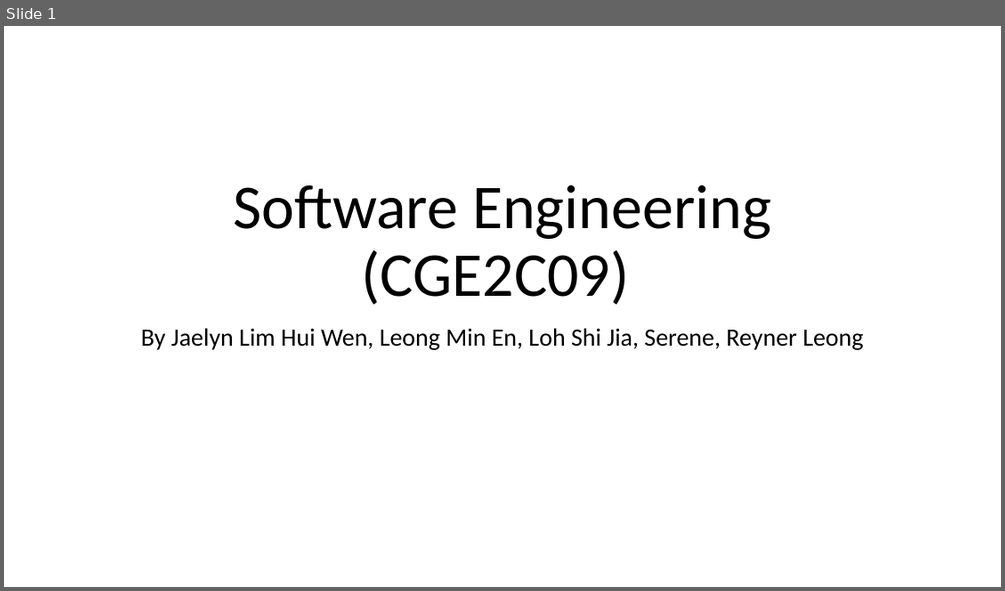
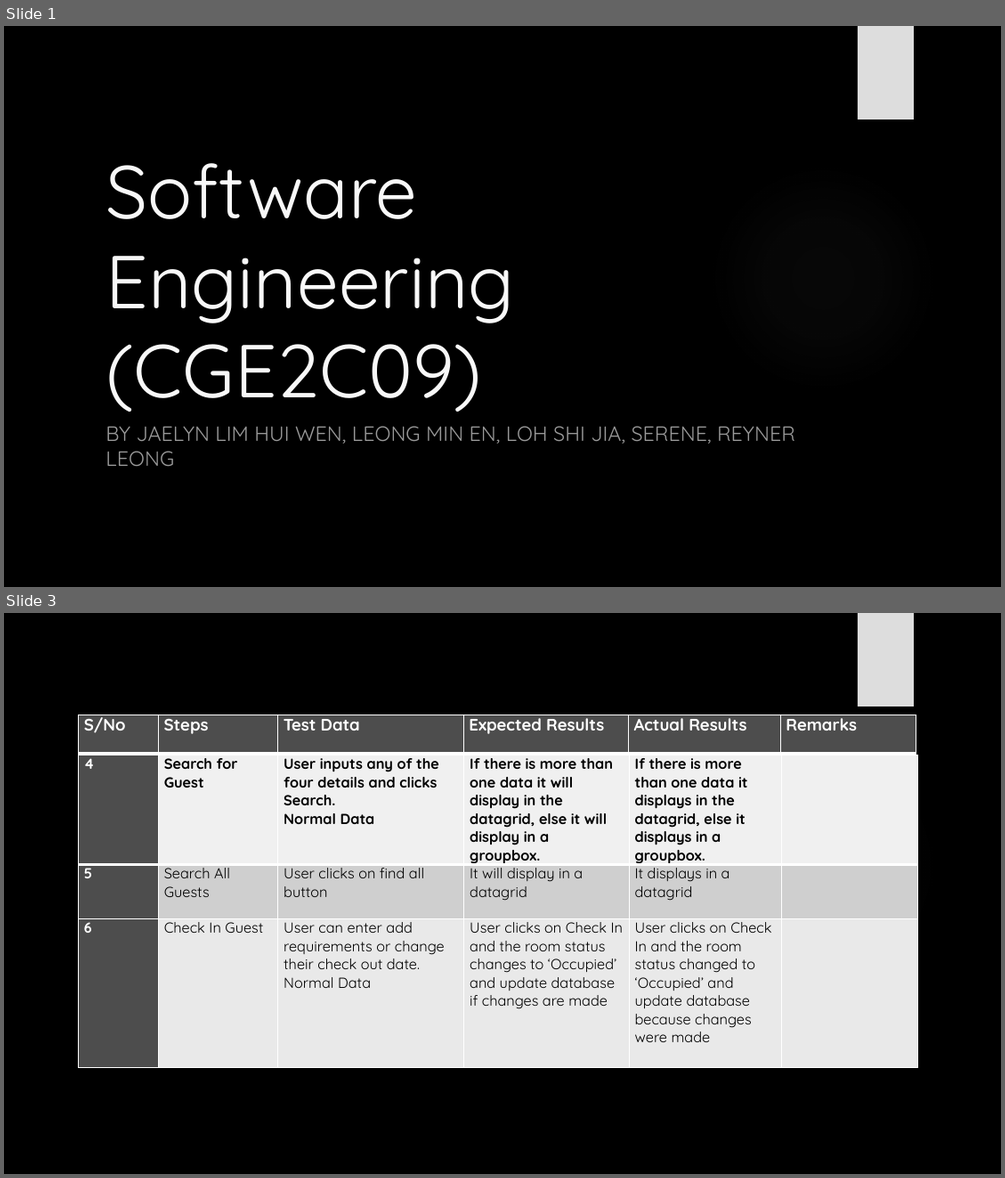
Before and after one commit to Jaelyn13/SWEN-P01, a slide deck: SWEN Assignment Report & PPT/Assignment 3/SWEN Assignment 3 PPT.pptx. Shown one above the other, each under a label of ours: slide 1 before the commit, slides 1 and 3 after it; the slides between them are not shown. The pictures are 1005x591 and 1005x1178 pixels, drawn with LibreOffice and Linux fonts; fonts in the diff are those of the drawing; background and template pictures are left out. Boxes give left, top, right and bottom in pixels: in the first picture for what was removed or moved away, otherwise in the second. Text is boxed around its words. In the diff, an @@ line names an element or a change of style, - is before the commit and + after.

```diff
--- a/SWEN Assignment Report & PPT/Assignment 3/SWEN Assignment 3 PPT.pptx
+++ b/SWEN Assignment Report & PPT/Assignment 3/SWEN Assignment 3 PPT.pptx
@@ slide 3 added at [4,613,1001,1174], background picture (left out); not listed: 2 template elements that a slide beside it also shows @@
@@ table added at [78,714,915,754], 1 rows, 6 columns @@
+S/No | Steps | Test Data | Expected Results | Actual Results | Remarks
@@ table added at [78,755,918,1060], 3 rows, 6 columns @@
+4 | Search for Guest | User inputs any of the four details and clicks Search. / Normal Data | If there is more than one data it will display in the datagrid, else it will display in a groupbox. | If there is more than one data it displays in the datagrid, else it displays in a groupbox. | 
+5 | Search All Guests | User clicks on find all button | It will display in a datagrid | It displays in a datagrid | 
+6 | Check In Guest | User can enter add requirements or change their check out date. / Normal Data | User clicks on Check In and the room status changes to ‘Occupied’ and update database if changes are made | User clicks on Check In and the room status changed to ‘Occupied’ and update database because changes were made | 
@@ slide 1 changed as well @@
@@ background #FFFFFF to picture (left out) @@
@@ rectangle added at [858,26,914,119], fill #DDDDDD @@
@@ title "Software Engineering (CGE2C09)": place and size @@
-title "Software Engineering (CGE2C09)" at [233,185,771,305]
+title "Software Engineering (CGE2C09)" at [105,163,514,411]
@@ title "Software Engineering (CGE2C09)" at [105,163,514,411]: size 60 to 72 pt, font Calibri to Quicksand, text colour #000000 to #F8F8F8; alignment centre to left; line spacing 0.9 to 1 @@
@@ ellipse added at [708,163,938,394], fill gradient #666666 @@
@@ subtitle at [105,426,795,466]: text changed; size 24 to 20 pt; font Calibri to Quicksand; text colour #000000 to #999999 @@
-By Jaelyn Lim Hui Wen, Leong Min En, Loh Shi Jia, Serene, Reyner Leong
+BY JAELYN LIM HUI WEN, LEONG MIN EN, LOH SHI JIA, SERENE, REYNER LEONG
```
Also in this commit, not shown: 2 other slides added.
